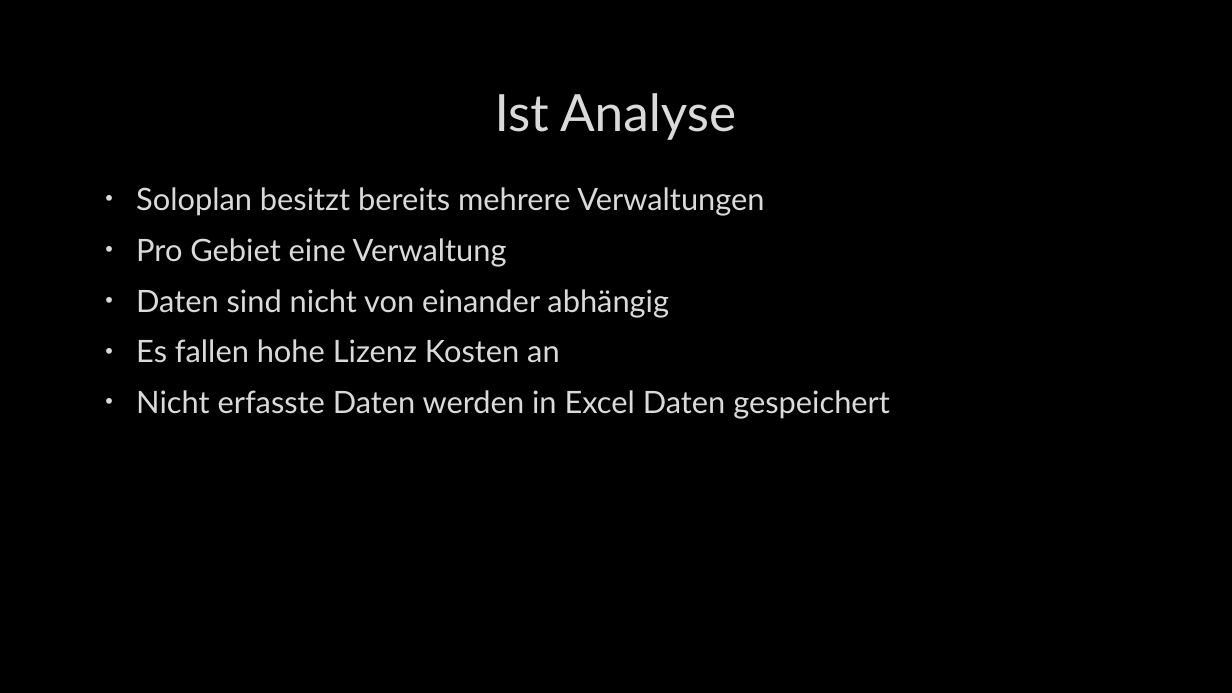
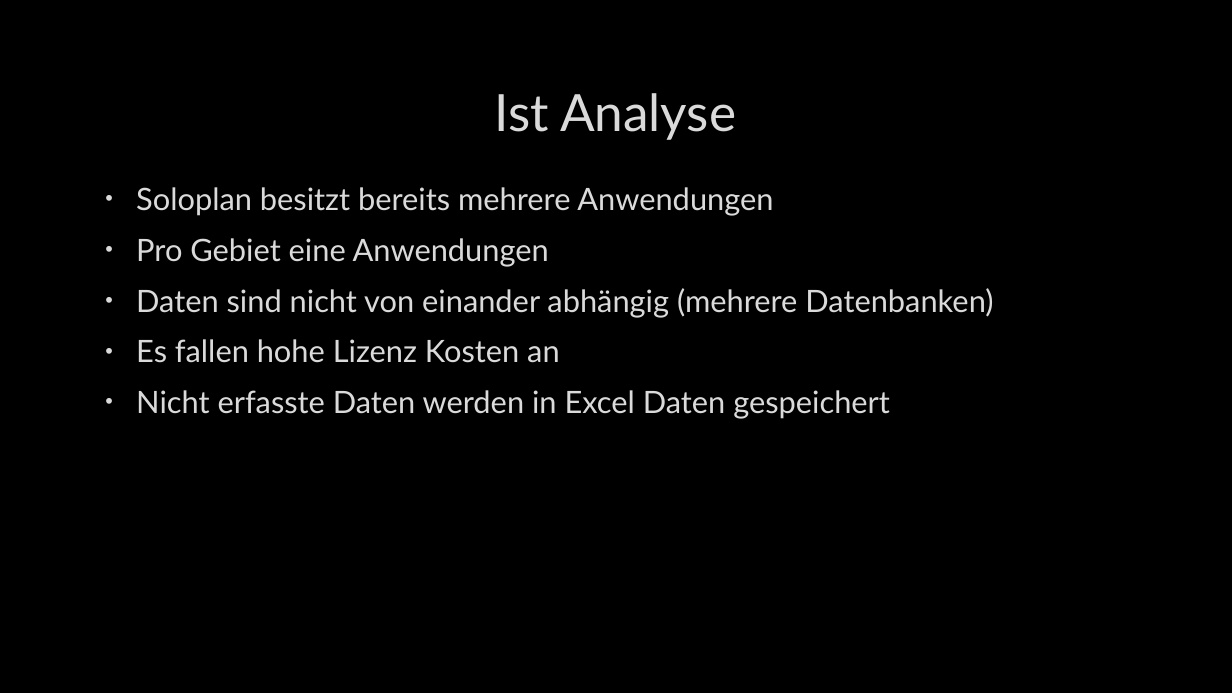
Before and after one commit to julianmader/PersonenVerwaltungsApparat, a slide deck: slide 4 of Documentation/PVA-Powerpoint.pptx. Drawn at 1232x693 pixels with LibreOffice and Linux fonts; fonts in the diff are those of the drawing; background and template pictures are left out. Boxes give left, top, right and bottom in pixels: in the first picture for what was removed or moved away, otherwise in the second. Text is boxed around its words. In the diff, an @@ line names an element or a change of style, - is before the commit and + after.

```diff
--- a/Documentation/PVA-Powerpoint.pptx
+++ b/Documentation/PVA-Powerpoint.pptx
@@ text at (136, 187, 993, 318): text changed @@
-• Soloplan besitzt bereits mehrere Verwaltungen
-• Pro Gebiet eine Verwaltung
-• Daten sind nicht von einander abhängig
+• Soloplan besitzt bereits mehrere Anwendungen
+• Pro Gebiet eine Anwendungen
+• Daten sind nicht von einander abhängig (mehrere Datenbanken)
```
Also in this commit, not shown: 5 other slides changed.
